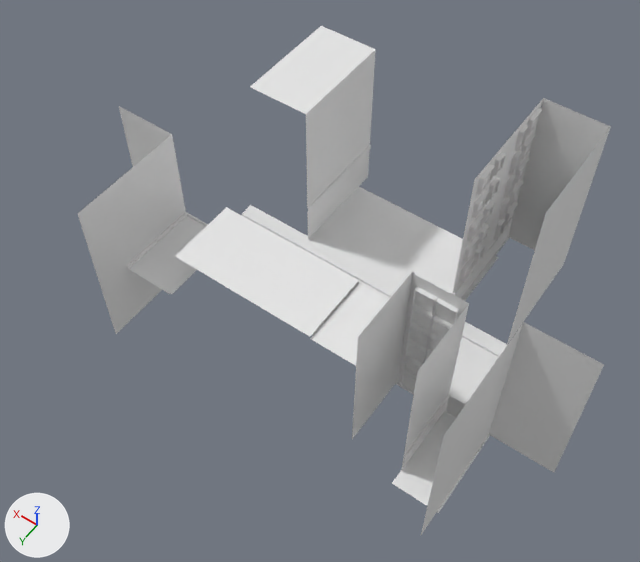
The FBX model Assets/Resources/Models/OuterEnv.fbx as it was, and as the next commit left it.
Rendered twice from a camera (50 mm lens) standing at (-0.473, 0.858, 1.08) and looking at (0.017, 0.172, 0.002). Lighting does not change. The marker at lower left points along +X, +Y and +Z. Materials are left out; every surface is plain grey. Where no turn or scale is listed for an object, it has been applied to the vertices. Vertices at the same position are counted once.

The first picture shows 'FarViewR', 'FarviewL', 'Ground', 'Left1008', 'LeftBorder', 'Right1043', 'RightBorder', 'middle_wall'.
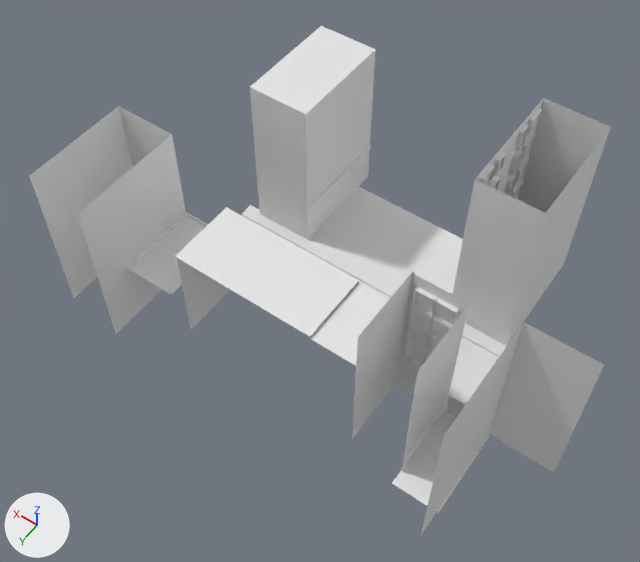
Commit message: Building Mesh Outline Fix

Where the change shows, as pixel boxes [x1, y1, x2, y2] in the pictures (640 x 562 px):
'LeftBorder', reshaped: before [451, 98, 611, 344]; after [451, 98, 611, 346]
'FarViewR', reshaped (45% wider): before [78, 106, 186, 334]; after [29, 106, 186, 334]
'RightBorder', reshaped: before [250, 26, 376, 239]; after [250, 26, 376, 240]
part 1 of me_mesh_006, added: after [29, 106, 133, 298]
part 2 of me_mesh_009, added: after [453, 180, 546, 346]
part 3 of me_mesh, added: after [250, 87, 308, 240]

Edits to the bpy script that builds the scene:
```text
Change me_mesh:
    where me_mesh.from_pydata(...)  # 17 vertices, 10 faces; spans x -0.11..0.001, y -0.071..0.122, z 0.0..0.293
    used by ob_rightborder; location = (0.253, -0.092, -0.121)
    verts and faces of me_mesh; kept vertices keep their numbers, new ones are numbered from 17
    before: 2 (-0.108, 0.122, 0.293) at pixel (305, 114), 3 (-0.108, 0.122, 0.0) at pixel (307, 239), 9 (-0.108, 0.122, 0.073) at pixel (307, 211), 12 (-0.108, 0.122, 0.083) at pixel (307, 208), 14 (-0.11, 0.122, 0.083) at pixel (308, 208)
    before: 15 (-0.11, 0.122, 0.073) at pixel (308, 212)
    me_mesh part 3
    add for new, old in zip([*range(17, 21)], [2, 3, 9, 12]): verts[new] = verts[old] + (0.108, 0.0, 0.0)
    add faces += [(9, 15, 14, 12), (3, 9, 19, 18), (2, 17, 20, 12), (9, 12, 20, 19)]
Change me_mesh_006:
    where me_mesh_006.from_pydata(...)  # 6 vertices, 2 faces; spans x 0.0..0.109, y 0.0..0.197, z 0.0..0.293
    used by ob_farviewr; location = (0.28, 0.182, -0.121)
    verts and faces of me_mesh_006; kept vertices keep their numbers, new ones are numbered from 6
    before: 4 (0.109, 0.0, 0.0), 5 (0.109, 0.0, 0.293) at pixel (118, 105)
    me_mesh_006 part 1
    add verts[6] = (0.109, 0.184, 0.0)  # pixel (73, 298)
    add verts[7] = (0.109, 0.184, 0.293)  # pixel (29, 175)
    add faces += [(4, 6, 7, 5)]
Change me_mesh_009:
    used by ob_leftborder; location = (-0.196, -0.078, 0.038)
    remove me_mesh_009.from_pydata(...)  # 1672 vertices, 1144 faces; spans x -0.055..0.055, y -0.106..0.106, z -0.16..0.16
    add me_mesh_009.from_pydata(...)  # 1696 vertices, 1166 faces; spans x -0.057..0.055, y -0.106..0.106, z -0.16..0.16
    me_mesh_009 part 2
    2 vertices are added at (-0.057, 0.105, -0.159), (-0.057, 0.105, -0.111)
    22 new vertices lie (-0.11, 0.0, 0.0) away from vertices in x 0.054, y 0.105, z -0.111..0.16
    22 new faces join them
```
